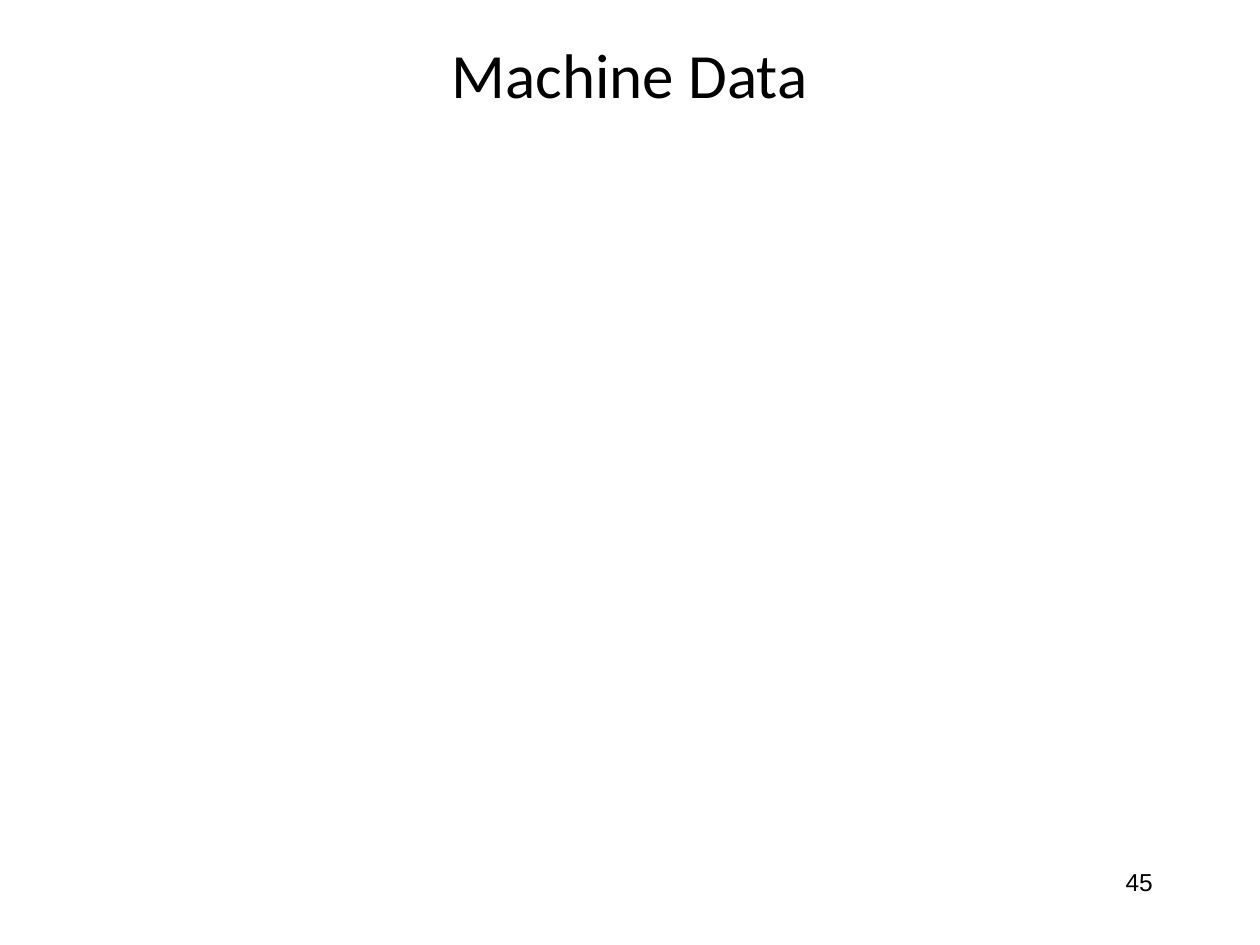
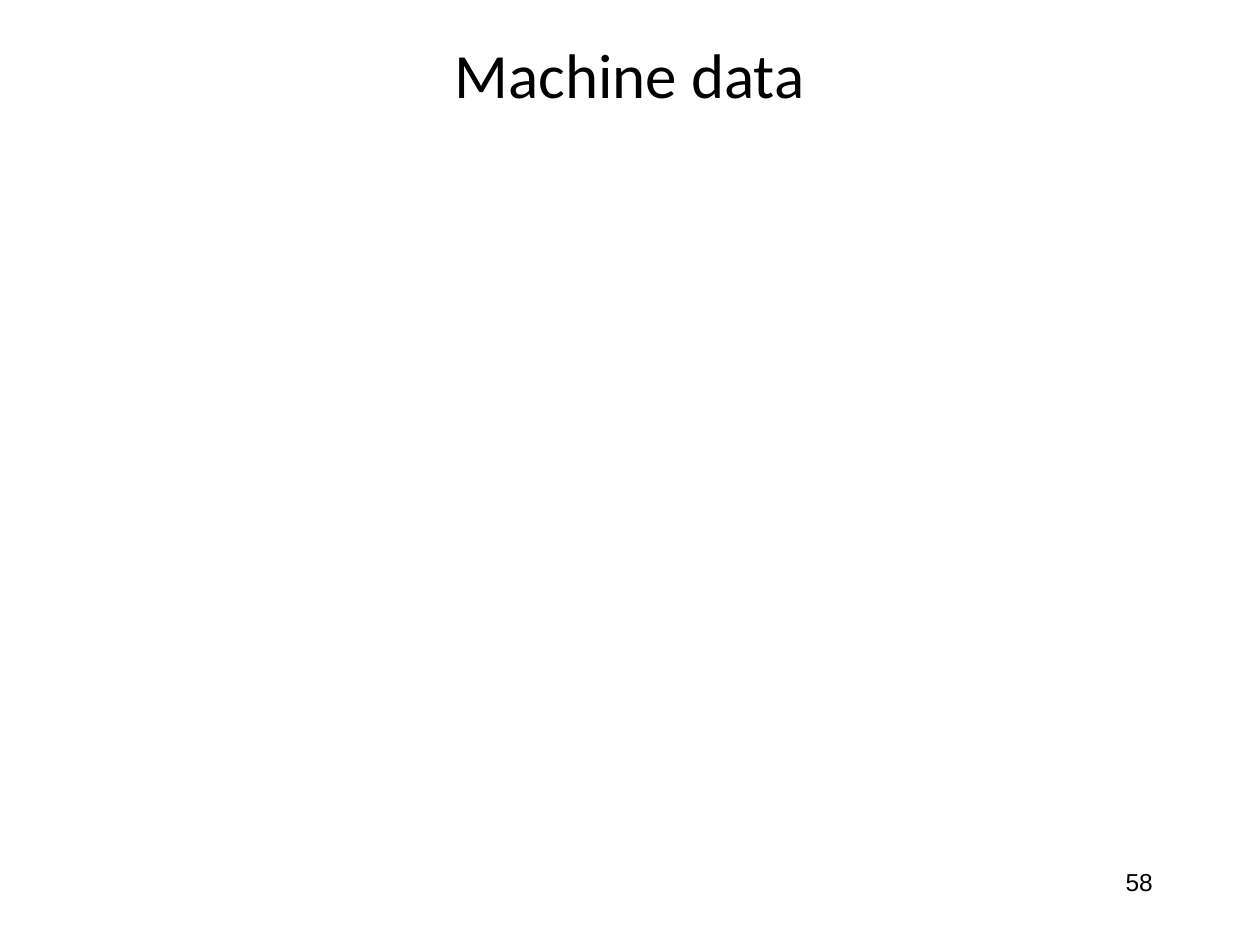
Before and after one commit to jlmucb/class_notes, a slide deck: slide 58 of BerkeleyClass/CS290Spring2013/Lectures/entropy_talk.pptx (slide 45 before the commit). Drawn at 1260x945 pixels with LibreOffice and Linux fonts; fonts in the diff are those of the drawing; grey boxes stand for pictures. Boxes give left, top, right and bottom in pixels: in the first picture for what was removed or moved away, otherwise in the second. Text is boxed around its words. In the diff, an @@ line names an element or a change of style, - is before the commit and + after.

```diff
--- a/BerkeleyClass/CS290Spring2013/Lectures/entropy_talk.pptx
+++ b/BerkeleyClass/CS290Spring2013/Lectures/entropy_talk.pptx
@@ title at box(455, 54, 804, 99): text changed @@
-Machine Data
+Machine data
@@ page number at box(1126, 874, 1153, 892): text changed @@
-45
+58
```
Also in this commit, not shown: 23 other slides changed, 1 other file.
